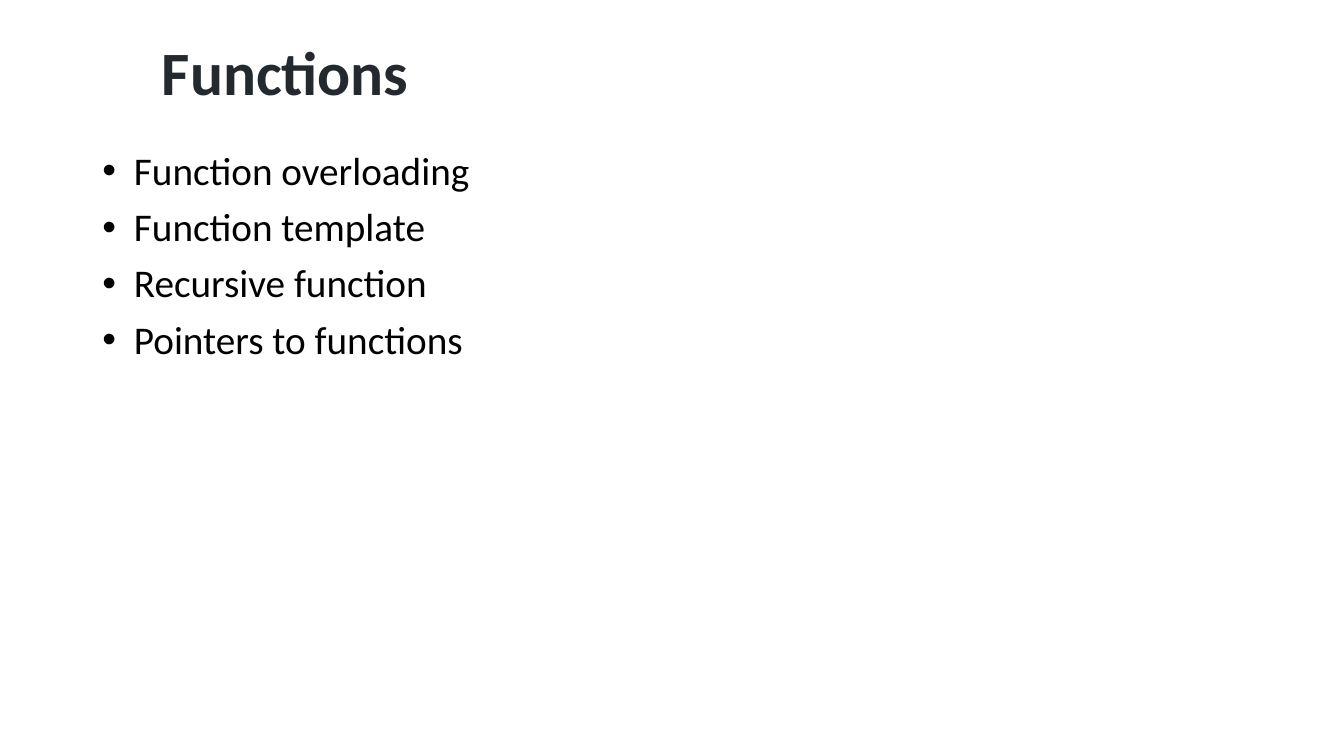
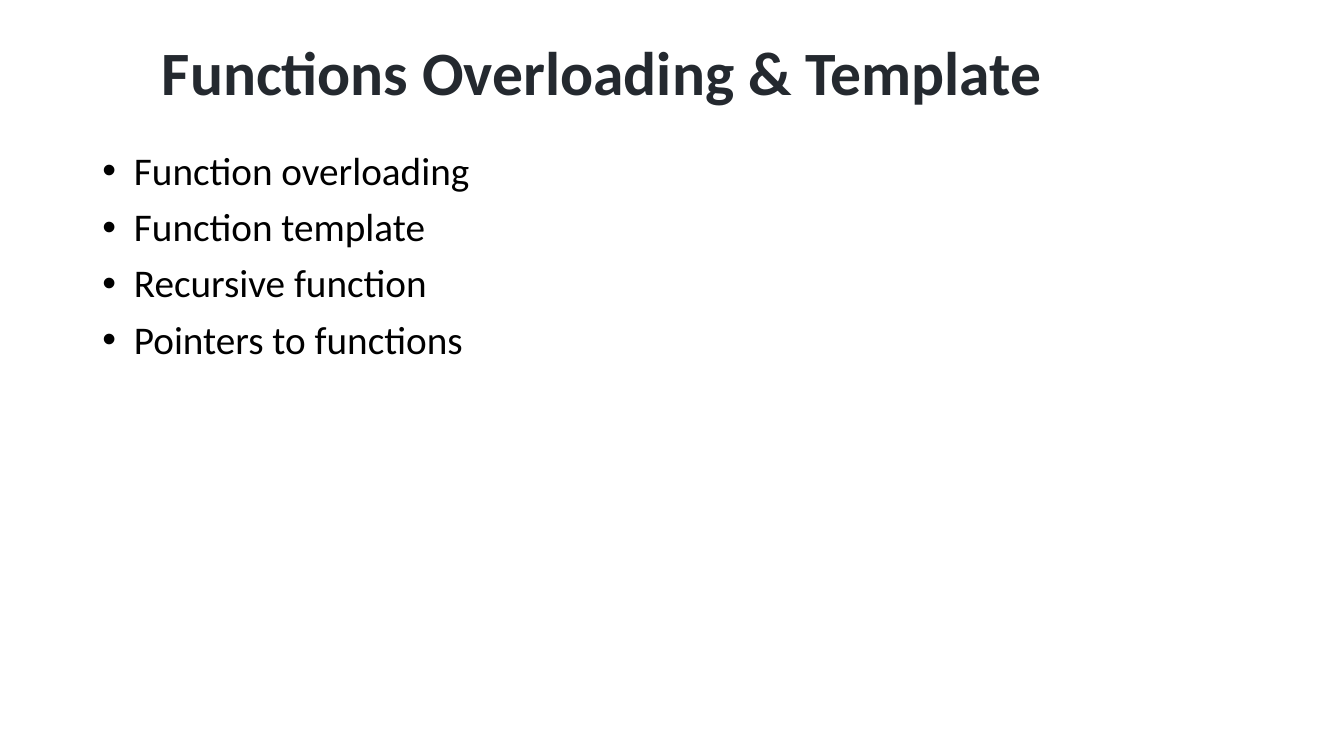
Before and after one commit to ShiqiYu/CPP, a slide deck: slide 2 of week07/Lab07.pptx. Drawn at 1344x756 pixels with LibreOffice and Linux fonts; fonts in the diff are those of the drawing; background and template pictures are left out. Boxes give left, top, right and bottom in pixels: in the first picture for what was removed or moved away, otherwise in the second. Text is boxed around its words. In the diff, an @@ line names an element or a change of style, - is before the commit and + after.

```diff
--- a/week07/Lab07.pptx
+++ b/week07/Lab07.pptx
@@ title at box(162, 51, 1041, 106): text changed @@
-Functions
+Functions Overloading & Template
```
Also in this commit, not shown: 5 other slides changed, 4 slides added, 2 slides removed, 1 other file.
